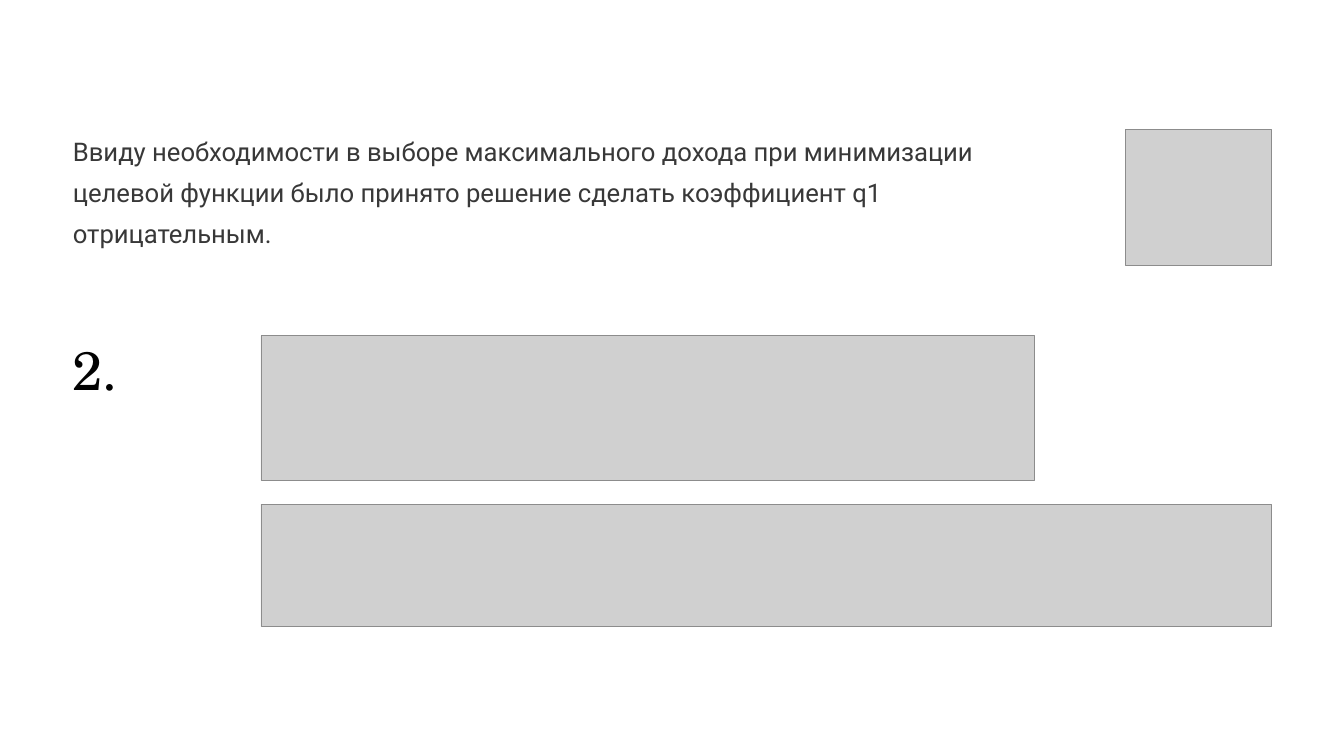
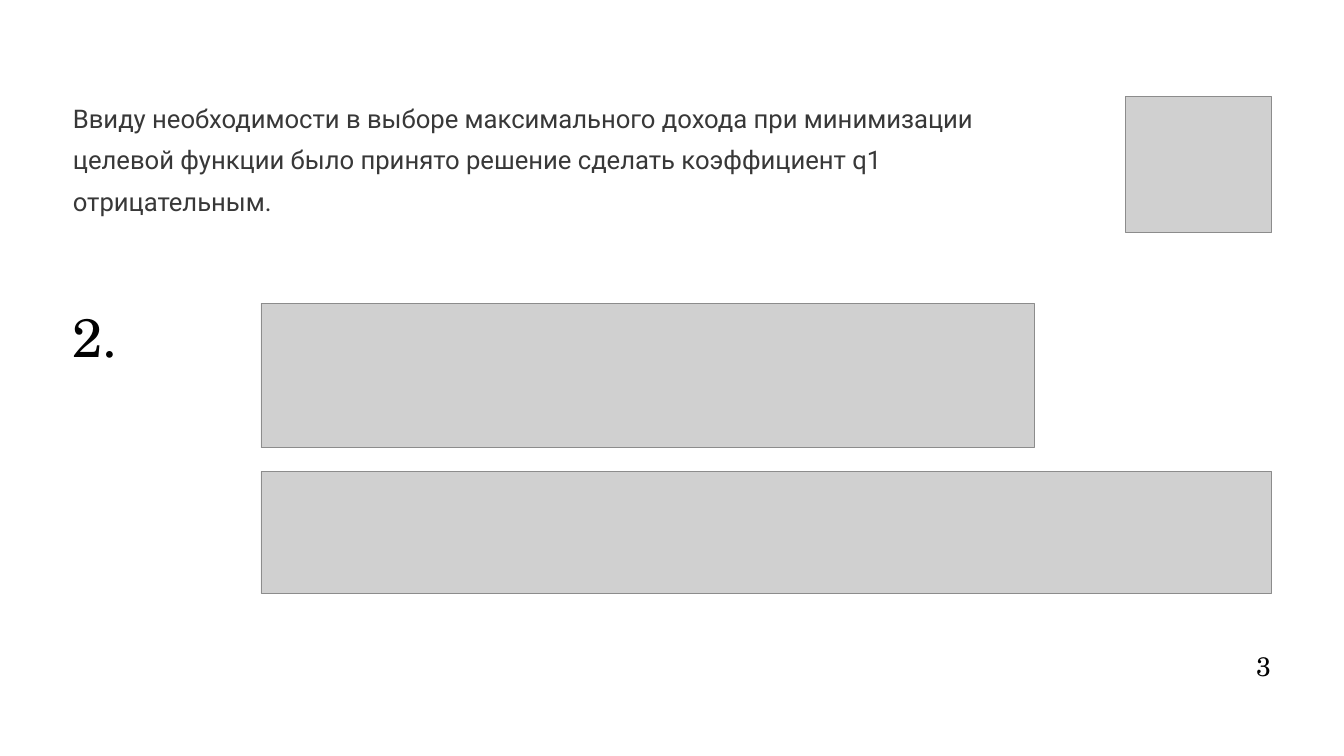
Before and after one commit to Quantum-Beavers/QuantHackaton_2024, a slide deck: slide 3 of 18 команда. Презентация.pptx. Drawn at 1344x756 pixels with LibreOffice and Linux fonts; fonts in the diff are those of the drawing; grey boxes stand for pictures; background and template pictures are left out. Boxes give left, top, right and bottom in pixels: in the first picture for what was removed or moved away, otherwise in the second. Text is boxed around its words. In the diff, an @@ line names an element or a change of style, - is before the commit and + after.

```diff
--- a/18 команда. Презентация.pptx
+++ b/18 команда. Презентация.pptx
@@ rectangle removed at bbox=[0, 0, 1344, 756] @@
@@ 2 pictures, 1 text: place and size @@
-2 pictures, 1 text at bbox=[73, 141, 1272, 627]
+2 pictures, 1 text at bbox=[73, 108, 1272, 594]
@@ picture: place and size @@
-picture at bbox=[1126, 129, 1272, 265]
+picture at bbox=[1126, 97, 1272, 233]
@@ text "2.": place and size @@
-text "2." at bbox=[73, 352, 118, 391]
+text "2." at bbox=[73, 319, 118, 358]
@@ text added at bbox=[1256, 657, 1271, 677], 23 pt, text #020202 @@
+3
```
Also in this commit, not shown: 5 other slides changed, 5 slides added, 3 slides removed.
